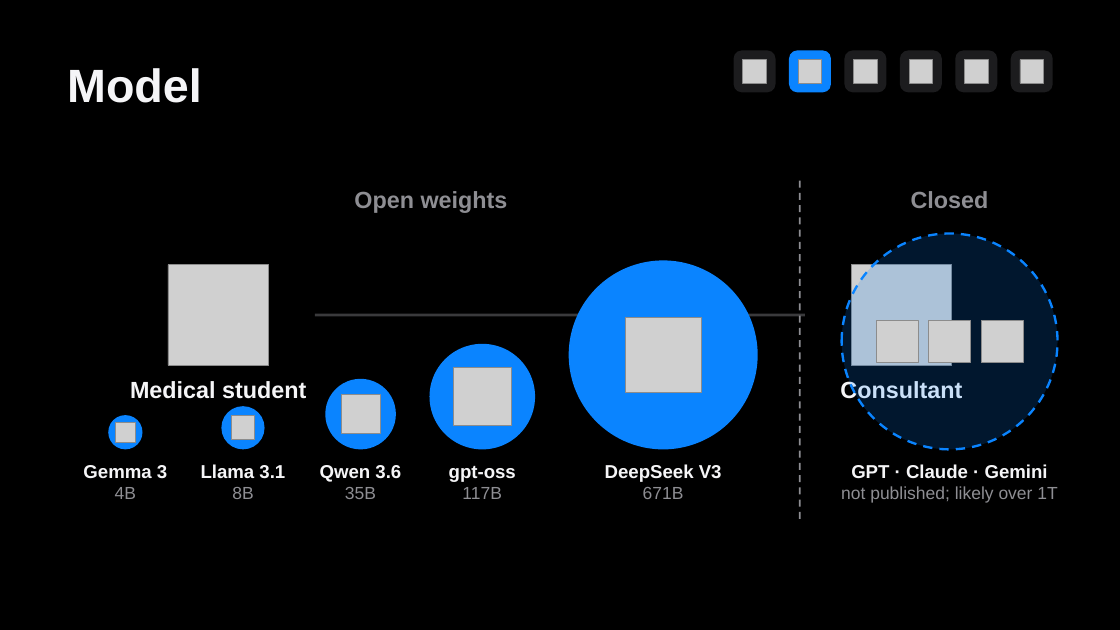
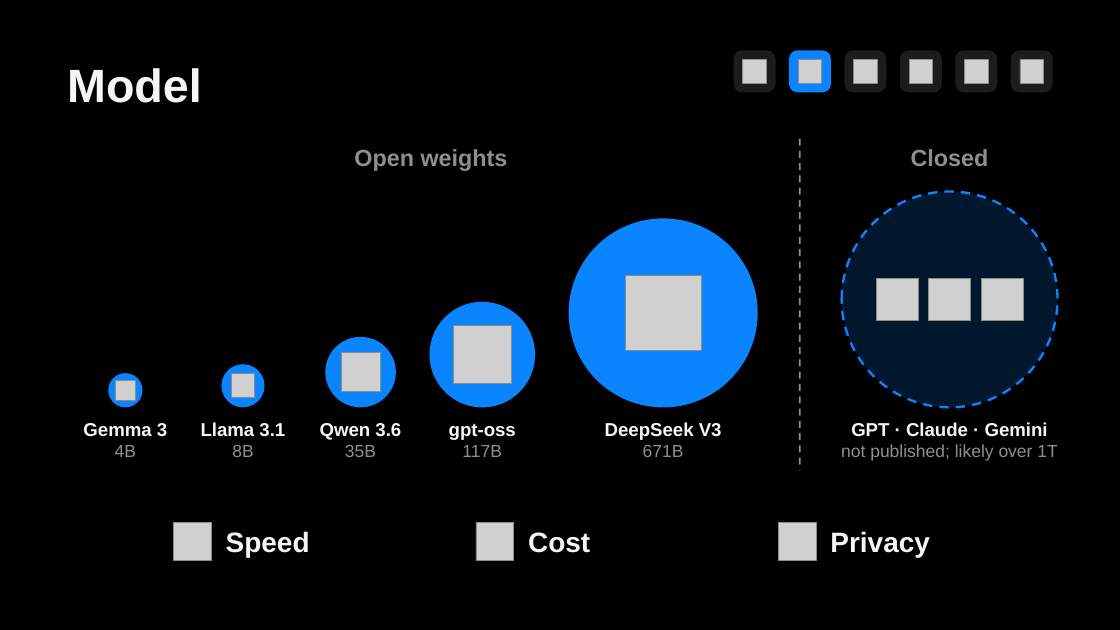
Before and after one commit to brunombatinica/qcor-2026, a slide deck: slide 20 of pptx/qcor-bruno-agents.pptx (slide 18 before the commit). Drawn at 1120x630 pixels with LibreOffice and Linux fonts; fonts in the diff are those of the drawing; grey boxes stand for pictures. Boxes give left, top, right and bottom in pixels: in the first picture for what was removed or moved away, otherwise in the second. Text is boxed around its words. In the diff, an @@ line names an element or a change of style, - is before the commit and + after.

```diff
--- a/pptx/qcor-bruno-agents.pptx
+++ b/pptx/qcor-bruno-agents.pptx
@@ line moved from (800, 181) - (800, 521) to (800, 139) - (800, 471) @@
@@ 8 pictures, 8 texts, 6 ellipses: place and size @@
-8 pictures, 8 texts, 6 ellipses at [83, 191, 1058, 503]
+8 pictures, 8 texts, 6 ellipses at [83, 149, 1058, 461]
@@ picture removed at [168, 265, 269, 365] @@
@@ picture removed at [851, 265, 952, 365] @@
@@ line removed from (315, 315) to (805, 315) @@
@@ text removed at [130, 381, 306, 399] @@
-Medical student
@@ text removed at [840, 380, 962, 404] @@
-Consultant
@@ picture added at [174, 523, 212, 560] @@
@@ text added at [226, 531, 310, 558], 24 pt, text #F5F5F7, bold @@
+Speed
@@ picture added at [476, 523, 514, 560] @@
@@ text added at [528, 532, 590, 553], 24 pt, text #F5F5F7, bold @@
+Cost
@@ picture added at [779, 523, 817, 560] @@
@@ text added at [830, 531, 930, 558], 24 pt, text #F5F5F7, bold @@
+Privacy
```
Also in this commit, not shown: 14 other slides changed, 6 slides added, 3 slides removed, 5 other files.
